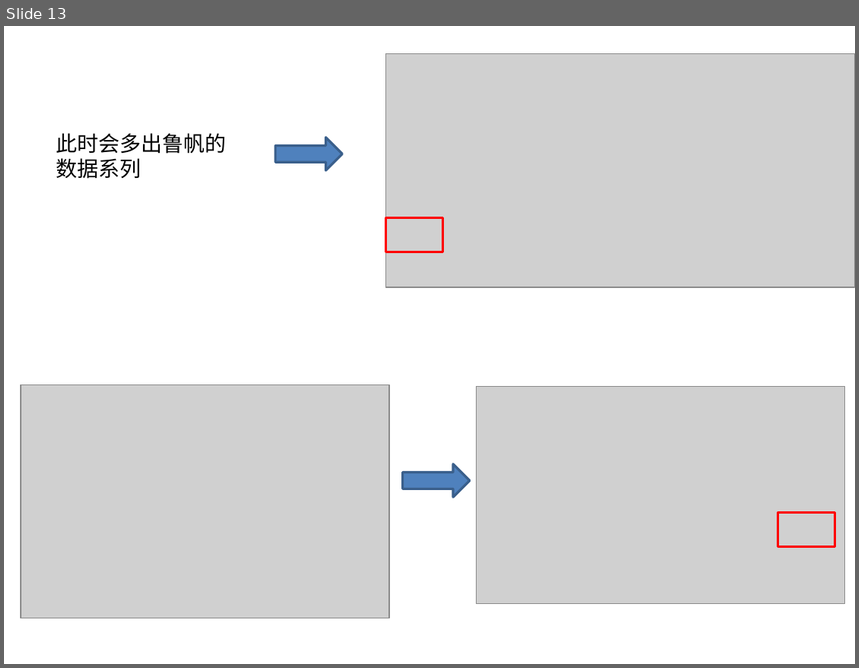
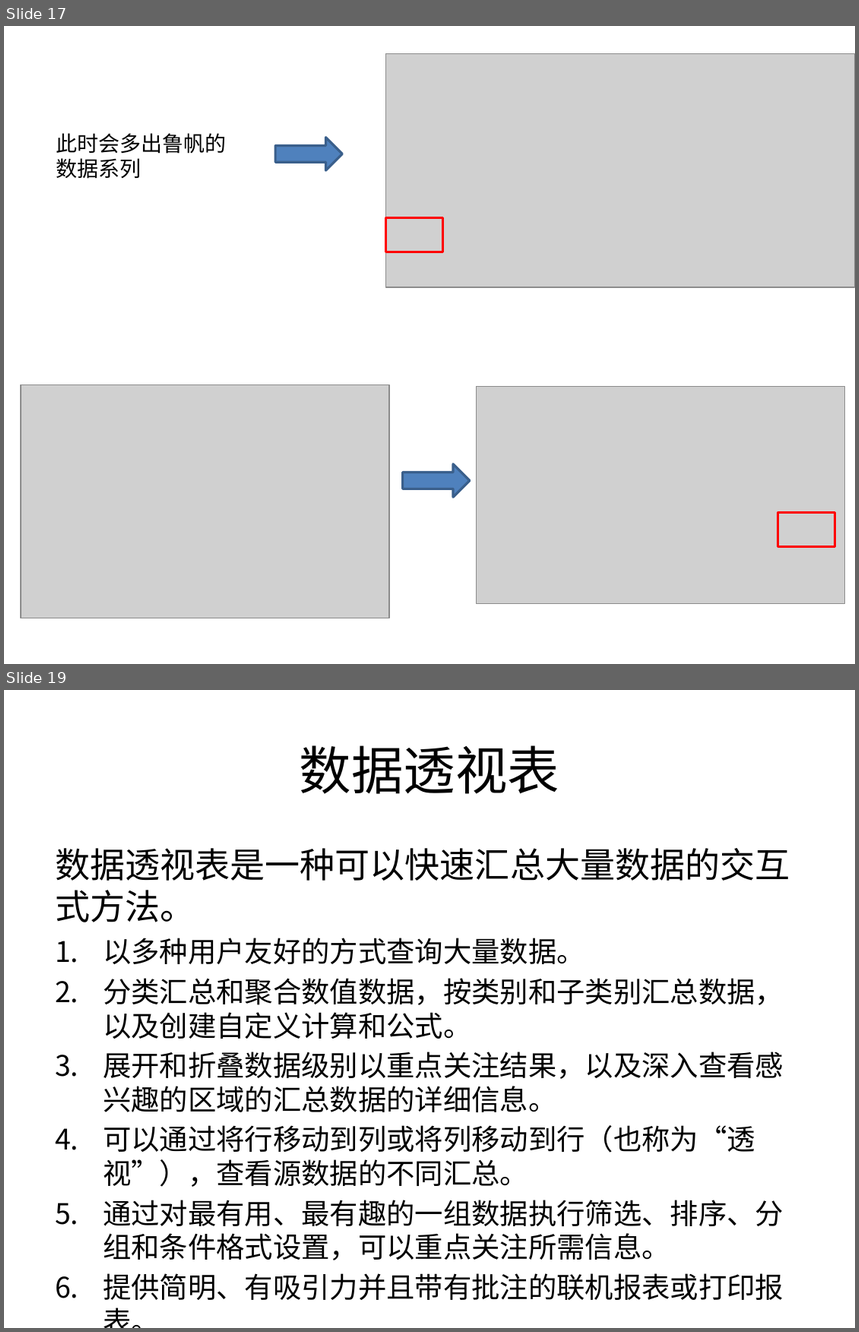
Before and after one commit to sans123wx/class, a slide deck: 第4章excel/图表/图表.pptx. Shown one above the other, each under a label of ours: slide 13 before the commit, slides 17 and 19 after it; the slides between them are not shown. The pictures are 859x668 and 859x1332 pixels, drawn with LibreOffice and Linux fonts; fonts in the diff are those of the drawing; grey boxes stand for pictures. Boxes give left, top, right and bottom in pixels: in the first picture for what was removed or moved away, otherwise in the second. Text is boxed around its words. In the diff, an @@ line names an element or a change of style, - is before the commit and + after.

```diff
--- a/第4章excel/图表/图表.pptx
+++ b/第4章excel/图表/图表.pptx
@@ slide 19 added at (4,690,855,1328), background #FFFFFF @@
@@ title added at (300,745,560,794), 44 pt, text #000000 @@
+数据透视表
@@ text added at (55,848,790,1300), 24.1 pt, text #000000 @@
+数据透视表是一种可以快速汇总大量数据的交互式方法。
+1. 以多种用户友好的方式查询大量数据。
+2. 分类汇总和聚合数值数据，按类别和子类别汇总数据，以及创建自定义计算和公式。
+3. 展开和折叠数据级别以重点关注结果，以及深入查看感兴趣的区域的汇总数据的详细信息。
+4. 可以通过将行移动到列或将列移动到行（也称为“透视”），查看源数据的不同汇总。
+5. 通过对最有用、最有趣的一组数据执行筛选、排序、分组和条件格式设置，可以重点关注所需信息。
+6. 提供简明、有吸引力并且带有批注的联机报表或打印报表。
@@ what was slide 13 is now slide 17 @@
```
Also in this commit, not shown: 8 other slides added, 16 other files.
